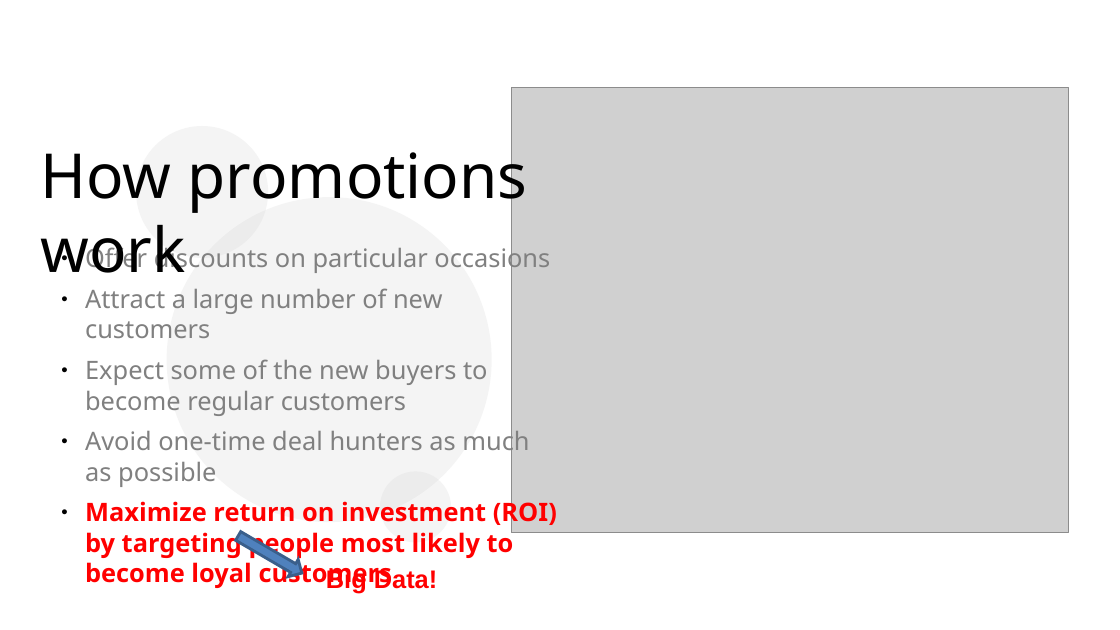
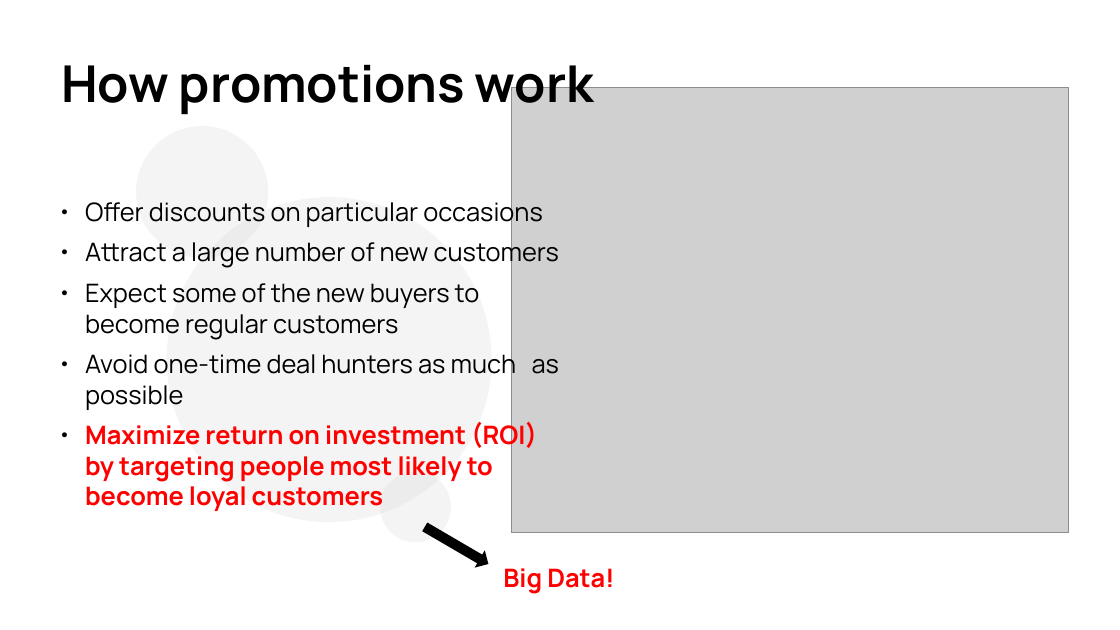
Before and after one commit to atfortes/Repeat-Buyers-Prediction, a slide deck: slide 3 of final_presentation.pptx. Drawn at 1120x630 pixels with LibreOffice and Linux fonts; fonts in the diff are those of the drawing; grey boxes stand for pictures; background and template pictures are left out. Boxes give left, top, right and bottom in pixels: in the first picture for what was removed or moved away, otherwise in the second. Text is boxed around its words. In the diff, an @@ line names an element or a change of style, - is before the commit and + after.

```diff
--- a/final_presentation.pptx
+++ b/final_presentation.pptx
@@ text "How promotions work": place and size @@
-text "How promotions work" at (40, 140, 528, 273)
+text "How promotions work" at (61, 64, 594, 115)
@@ text "How promotions work" at (61, 64, 594, 115): size 44 to 36 pt, font Noto Sans to Manrope, bold on @@
@@ text "Offer discounts on particular occasions": place and size @@
-text "Offer discounts on particular occasions" at (85, 244, 557, 590)
+text "Offer discounts on particular occasions" at (85, 197, 559, 511)
@@ text "Offer discounts on particular occasions" at (85, 197, 559, 511): font Noto Sans to Manrope; text colour #808080 to #000000 in "Offer discounts on particular occasions", "Attract a large number of new customers", "Expect some of the new buyers to ...", "Avoid one-time deal hunters as much as ..." @@
@@ right arrow: place and size @@
-right arrow at (233, 527, 307, 582)
+right arrow at (420, 518, 494, 573)
@@ right arrow at (420, 518, 494, 573): fill #4F81BD to #000000; outline #3A5F8C 2 pt to none @@
@@ text "Big Data!": place and size @@
-text "Big Data!" at (326, 568, 437, 594)
+text "Big Data!" at (503, 568, 614, 594)
@@ text "Big Data!" at (503, 568, 614, 594): font Arial to Manrope @@
```
Also in this commit, not shown: 24 other slides changed, 1 slide added.
